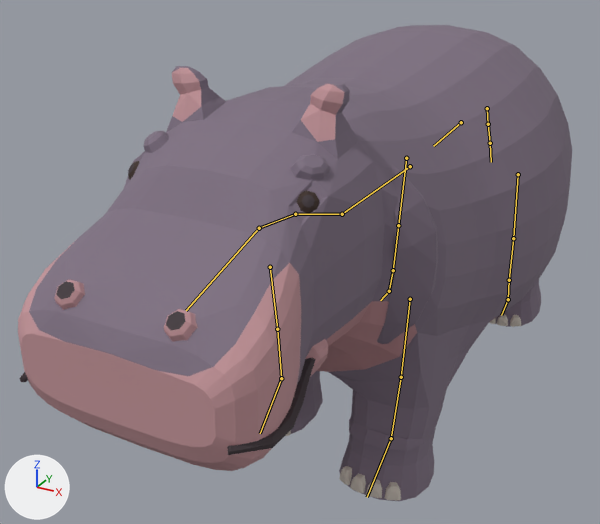
The glTF model creatures/experiments/boxmodel/abc/t7x/zoo/hippo/stage4/hippo.glb as it was, and as the next commit left it.
Before and after are seen from a 50 mm camera at (1.31, -2.98, 2.12) aimed at (-0.26, -0.12, 0.69). The lights are fixed; the arrows at lower left show +X, +Y and +Z. The older version comes first. Both versions are drawn at frame 24 of the action 'move'; the numbers are the values there. The bones that change, and the others that lie on the model, are drawn over the model as lines.

Names of what the first picture shows: 'body', 'piece_brow', 'piece_cheek', 'piece_eye', 'piece_fold_leg', 'piece_fold_neck', 'piece_mouth', 'piece_nails', 'piece_nostril'.
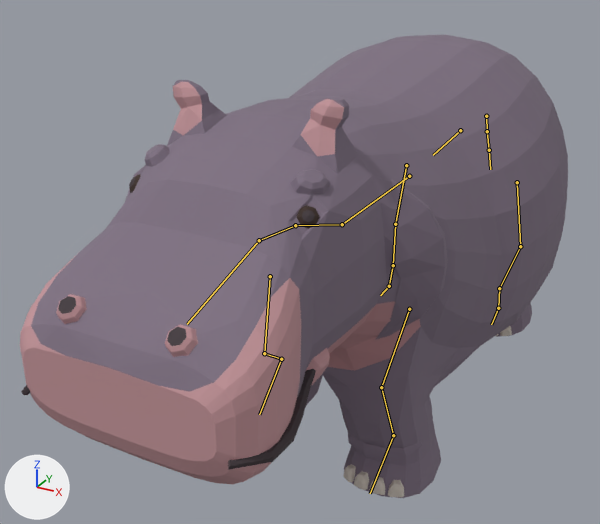
The change, as JSON lines over the scene's bpy script:
```json
{"block": "bone_hips", "where": "bone_hips = bpy.data.objects['rig'].pose.bones['hips']"}
{"op": "set", "path": "bone_hips.location", "old": "(0.0, 0.0, 0.0)", "new": "(0.0, 0.003, -0.043)"}
{"block": "bone_upperarm_l", "where": "bone_upperarm_l = bpy.data.objects['rig'].pose.bones['upperarm.L']  # child of 'chest'"}
{"op": "set", "path": "bone_upperarm_l.rotation_quaternion", "old": "(0.996, 0.084, 0.0, 0.0)", "new": "(0.969, 0.239, 0.004, -0.063)", "note": "degrees (10, 0, 0) -> degrees (28, 2, -7)"}
{"block": "bone_forearm_l", "where": "bone_forearm_l = bpy.data.objects['rig'].pose.bones['forearm.L']  # child of 'upperarm.L'"}
{"op": "set", "path": "bone_forearm_l.rotation_quaternion", "old": "(1.0, -0.012, 0.0, 0.0)", "new": "(0.909, -0.394, 0.002, 0.138)", "note": "degrees (-1, 0, 0) -> degrees (-46, 6, 15)"}
{"block": "bone_hand_l", "where": "bone_hand_l = bpy.data.objects['rig'].pose.bones['hand.L']  # child of 'forearm.L'"}
{"op": "set", "path": "bone_hand_l.rotation_quaternion", "old": "(1.0, -0.008, 0.0, 0.0)", "new": "(0.971, 0.225, -0.068, -0.048)", "note": "degrees (-1, 0, 0) -> degrees (27, -6, -7)"}
{"block": "bone_upperarm_r", "where": "bone_upperarm_r = bpy.data.objects['rig'].pose.bones['upperarm.R']  # child of 'chest'"}
{"op": "set", "path": "bone_upperarm_r.rotation_quaternion", "old": "(0.996, -0.084, 0.0, 0.0)", "new": "(0.973, 0.215, 0.007, 0.079)", "note": "degrees (-10, 0, 0) -> degrees (25, -1, 9)"}
{"block": "bone_forearm_r", "where": "bone_forearm_r = bpy.data.objects['rig'].pose.bones['forearm.R']  # child of 'upperarm.R'"}
{"op": "set", "path": "bone_forearm_r.rotation_quaternion", "old": "(1.0, 0.0, 0.0, 0.0)", "new": "(0.728, -0.666, 0.0, -0.164)", "note": "degrees (0, 0, 0) -> degrees (-83, -13, -14)"}
{"block": "bone_hand_r", "where": "bone_hand_r = bpy.data.objects['rig'].pose.bones['hand.R']  # child of 'forearm.R'"}
{"op": "set", "path": "bone_hand_r.rotation_quaternion", "old": "(1.0, 0.0, 0.0, 0.0)", "new": "(0.903, 0.416, 0.091, 0.058)", "note": "degrees (0, 0, 0) -> degrees (50, 7, 10)"}
{"block": "bone_thigh_l", "where": "bone_thigh_l = bpy.data.objects['rig'].pose.bones['thigh.L']  # child of 'hips'"}
{"op": "set", "path": "bone_thigh_l.rotation_quaternion", "old": "(0.996, -0.084, 0.0, 0.0)", "new": "(0.994, -0.09, 0.005, 0.056)", "note": "degrees (-10, 0, 0) -> degrees (-10, 1, 6)"}
{"block": "bone_shin_l", "where": "bone_shin_l = bpy.data.objects['rig'].pose.bones['shin.L']  # child of 'thigh.L'"}
{"op": "set", "path": "bone_shin_l.rotation_quaternion", "old": "(1.0, 0.0, 0.0, 0.0)", "new": "(0.906, 0.402, 0.0, -0.136)", "note": "degrees (0, 0, 0) -> degrees (47, 6, -14)"}
{"block": "bone_foot_l", "where": "bone_foot_l = bpy.data.objects['rig'].pose.bones['foot.L']  # child of 'shin.L'"}
{"op": "set", "path": "bone_foot_l.rotation_quaternion", "old": "(1.0, 0.0, 0.0, 0.0)", "new": "(0.914, -0.396, 0.004, 0.084)", "note": "degrees (0, 0, 0) -> degrees (-47, 4, 9)"}
{"block": "bone_thigh_r", "where": "bone_thigh_r = bpy.data.objects['rig'].pose.bones['thigh.R']  # child of 'hips'"}
{"op": "set", "path": "bone_thigh_r.rotation_quaternion", "old": "(0.996, 0.084, 0.0, 0.0)", "new": "(0.994, -0.069, 0.007, -0.084)", "note": "degrees (10, 0, 0) -> degrees (-8, 0, -10)"}
{"block": "bone_shin_r", "where": "bone_shin_r = bpy.data.objects['rig'].pose.bones['shin.R']  # child of 'thigh.R'"}
{"op": "set", "path": "bone_shin_r.rotation_quaternion", "old": "(1.0, -0.006, 0.0, 0.0)", "new": "(0.895, 0.397, 0.001, 0.205)", "note": "degrees (-1, 0, 0) -> degrees (46, -9, 22)"}
{"block": "bone_foot_r", "where": "bone_foot_r = bpy.data.objects['rig'].pose.bones['foot.R']  # child of 'shin.R'"}
{"op": "set", "path": "bone_foot_r.rotation_quaternion", "old": "(1.0, 0.008, 0.0, 0.0)", "new": "(0.959, -0.253, -0.02, -0.125)", "note": "degrees (1, 0, 0) -> degrees (-29, -6, -13)"}
```

Where the change shows, as pixel boxes [x1, y1, x2, y2] in the pictures (600 x 524 px):
```json
{"object": "body", "change": "posed", "before": [18, 25, 572, 501], "after": [20, 35, 568, 498]}
{"object": "piece_fold_neck", "change": "posed", "before": [377, 165, 438, 344], "after": [375, 178, 448, 340]}
{"object": "piece_mouth", "change": "posed", "before": [19, 357, 316, 455], "after": [21, 369, 316, 470]}
{"object": "piece_nostril", "change": "posed", "before": [54, 280, 198, 342], "after": [56, 294, 198, 357]}
{"object": "piece_brow", "change": "posed", "before": [143, 131, 330, 180], "after": [145, 144, 329, 195]}
{"object": "piece_fold_leg", "change": "posed", "before": [349, 286, 535, 451], "after": [348, 432, 422, 458]}
{"object": "piece_nails", "change": "posed", "before": [285, 314, 521, 501], "after": [343, 326, 512, 497]}
{"object": "piece_eye", "change": "posed", "before": [128, 161, 319, 214], "after": [129, 174, 319, 229]}
{"object": "piece_cheek", "change": "posed", "before": [305, 339, 328, 376], "after": [306, 348, 330, 385]}
{"bone": "hips", "before": "(461, 122) to (433, 146)", "after": "(460, 130) to (433, 155)"}
{"bone": "upperarm.L", "before": "(410, 299) to (401, 377)", "after": "(409, 309) to (381, 387)"}
{"bone": "forearm.L", "before": "(401, 377) to (391, 438)", "after": "(381, 387) to (393, 435)"}
{"bone": "hand.L", "before": "(391, 438) to (367, 497)", "after": "(393, 435) to (370, 493)"}
{"bone": "upperarm.R", "before": "(270, 267) to (277, 329)", "after": "(270, 276) to (264, 354)"}
{"bone": "forearm.R", "before": "(277, 329) to (281, 378)", "after": "(264, 353) to (281, 359)"}
{"bone": "hand.R", "before": "(281, 378) to (260, 433)", "after": "(281, 359) to (259, 414)"}
{"bone": "thigh.L", "before": "(518, 174) to (513, 238)", "after": "(517, 182) to (520, 246)"}
{"bone": "shin.L", "before": "(513, 238) to (509, 280)", "after": "(520, 246) to (499, 288)"}
{"bone": "foot.L", "before": "(509, 280) to (508, 299)", "after": "(499, 288) to (498, 308)"}
{"bone": "thigh.R", "before": "(406, 158) to (398, 225)", "after": "(406, 165) to (395, 224)"}
{"bone": "shin.R", "before": "(398, 225) to (393, 270)", "after": "(395, 224) to (393, 265)"}
{"bone": "foot.R", "before": "(393, 270) to (389, 291)", "after": "(393, 265) to (389, 286)"}
```
